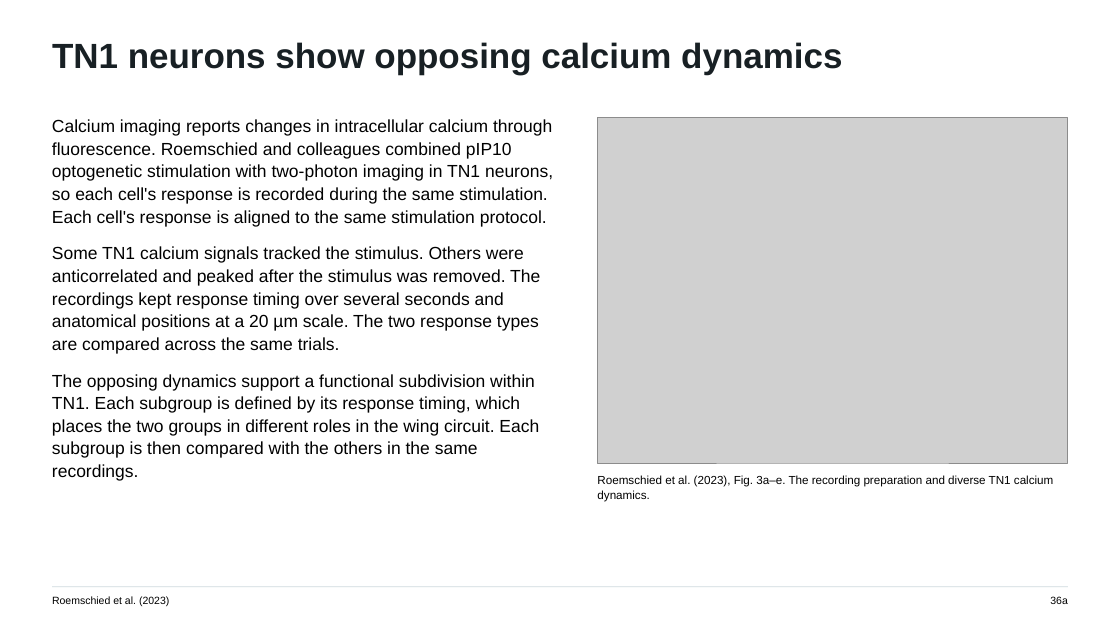
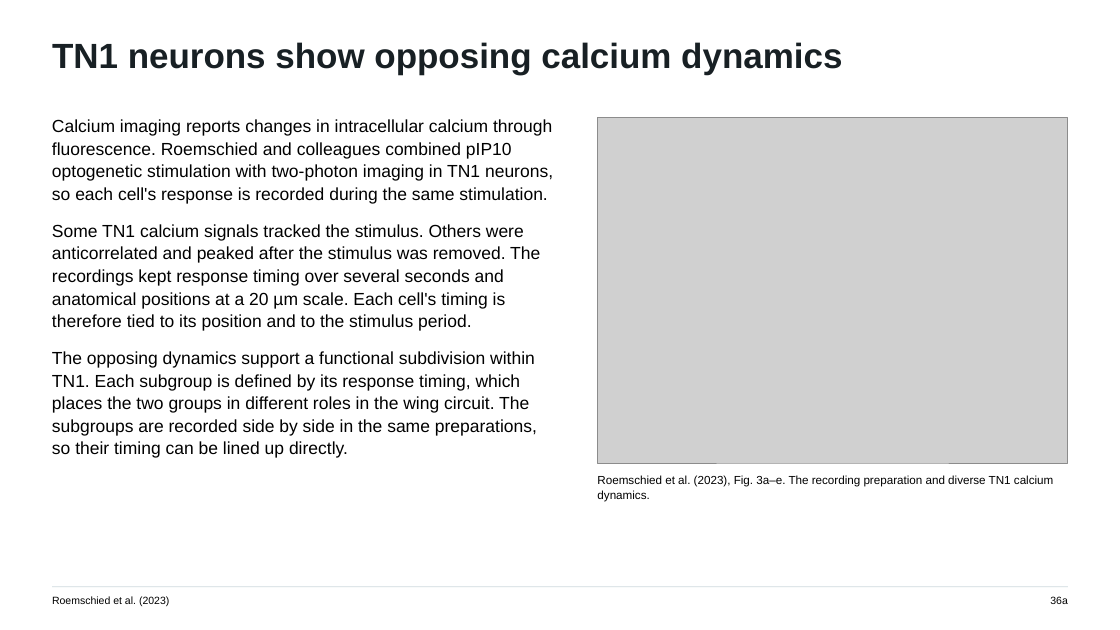
Before and after one commit to jordanxxlopez/NEUROETHOLOGY, a slide deck: slide 48 of scaffolded/Neuroethology_Lecture34_FA2026_SCAFFOLDED.pptx. Drawn at 1120x630 pixels with LibreOffice and Linux fonts; fonts in the diff are those of the drawing; grey boxes stand for pictures. Boxes give left, top, right and bottom in pixels: in the first picture for what was removed or moved away, otherwise in the second. Text is boxed around its words. In the diff, an @@ line names an element or a change of style, - is before the commit and + after.

```diff
--- a/scaffolded/Neuroethology_Lecture34_FA2026_SCAFFOLDED.pptx
+++ b/scaffolded/Neuroethology_Lecture34_FA2026_SCAFFOLDED.pptx
@@ text at (x1=52, y1=119, x2=553, y2=458): text changed @@
-Calcium imaging reports changes in intracellular calcium through fluorescence. Roemschied and colleagues combined pIP10 optogenetic stimulation with two-photon imaging in TN1 neurons, so each cell's response is recorded during the same stimulation. Each cell's response is aligned to the same stimulation protocol.
-Some TN1 calcium signals tracked the stimulus. Others were anticorrelated and peaked after the stimulus was removed. The recordings kept response timing over several seconds and anatomical positions at a 20 µm scale. The two response types are compared across the same trials.
-The opposing dynamics support a functional subdivision within TN1. Each subgroup is defined by its response timing, which places the two groups in different roles in the wing circuit. Each subgroup is then compared with the others in the same recordings.
+Calcium imaging reports changes in intracellular calcium through fluorescence. Roemschied and colleagues combined pIP10 optogenetic stimulation with two-photon imaging in TN1 neurons, so each cell's response is recorded during the same stimulation.
+Some TN1 calcium signals tracked the stimulus. Others were anticorrelated and peaked after the stimulus was removed. The recordings kept response timing over several seconds and anatomical positions at a 20 µm scale. Each cell's timing is therefore tied to its position and to the stimulus period.
+The opposing dynamics support a functional subdivision within TN1. Each subgroup is defined by its response timing, which places the two groups in different roles in the wing circuit. The subgroups are recorded side by side in the same preparations, so their timing can be lined up directly.
```
Also in this commit, not shown: 43 other slides changed, 3 other files.
